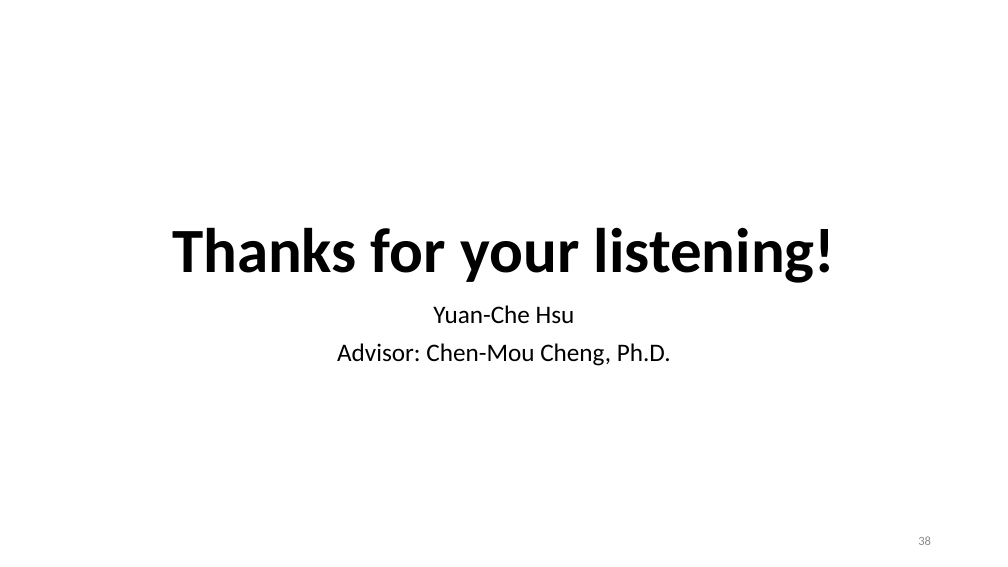
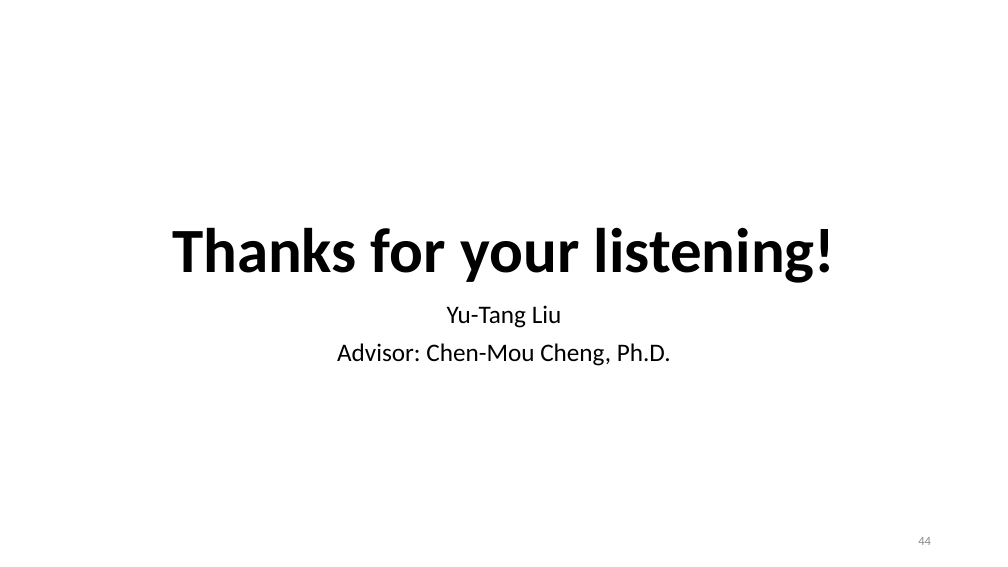
Before and after one commit to yllibliu/presentation, a slide deck: slide 44 of UIO.pptx (slide 38 before the commit). Drawn at 1008x567 pixels with LibreOffice and Linux fonts; fonts in the diff are those of the drawing. Boxes give left, top, right and bottom in pixels: in the first picture for what was removed or moved away, otherwise in the second. Text is boxed around its words. In the diff, an @@ line names an element or a change of style, - is before the commit and + after.

```diff
--- a/UIO.pptx
+++ b/UIO.pptx
@@ subtitle at (447,305,562,328): text changed @@
-Yuan-Che Hsu
+Yu-Tang Liu
@@ page number at (918,537,931,545): text changed @@
-38
+44
```
Also in this commit, not shown: 6 other slides changed, 21 slides added, 15 slides removed, 13 other files.
